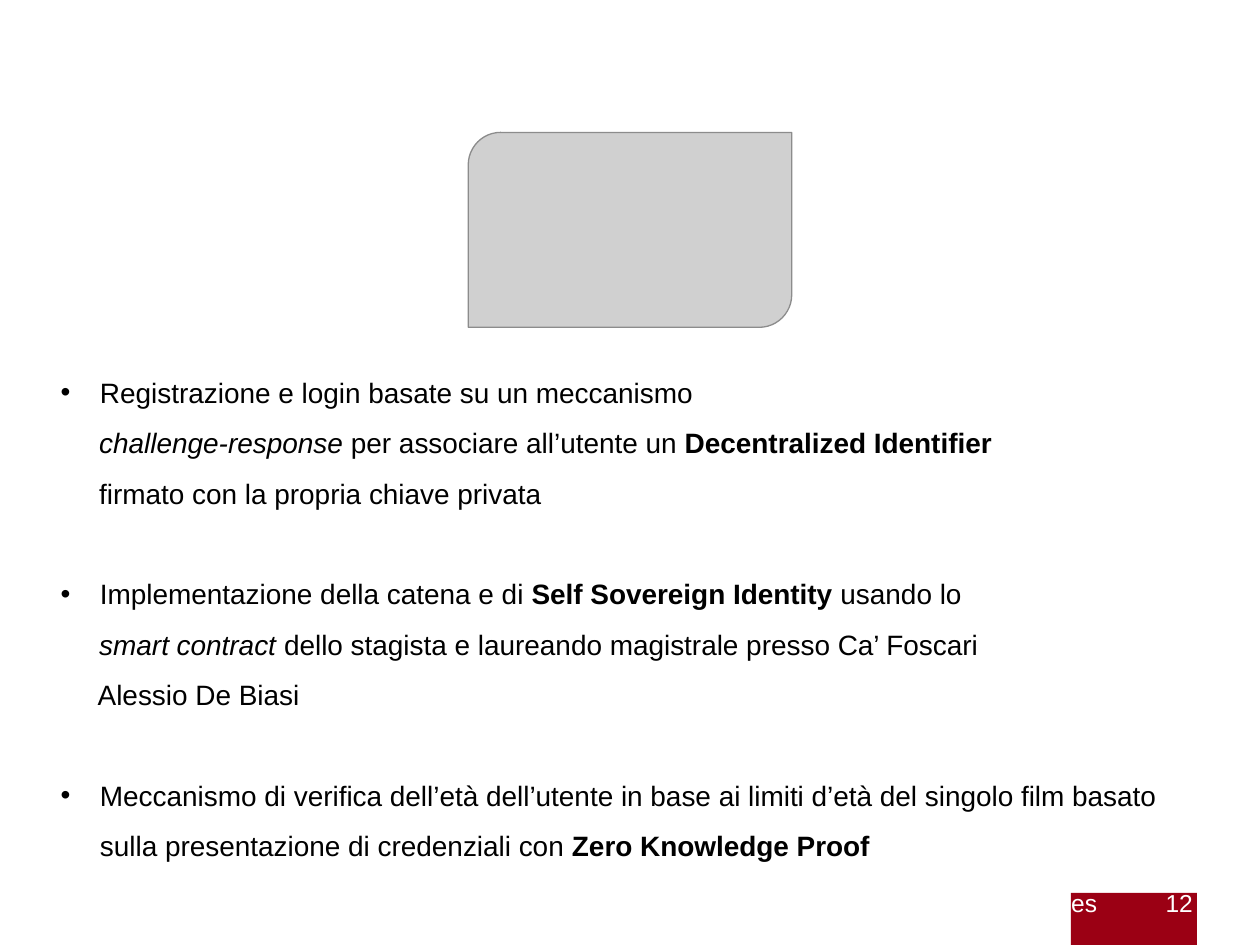
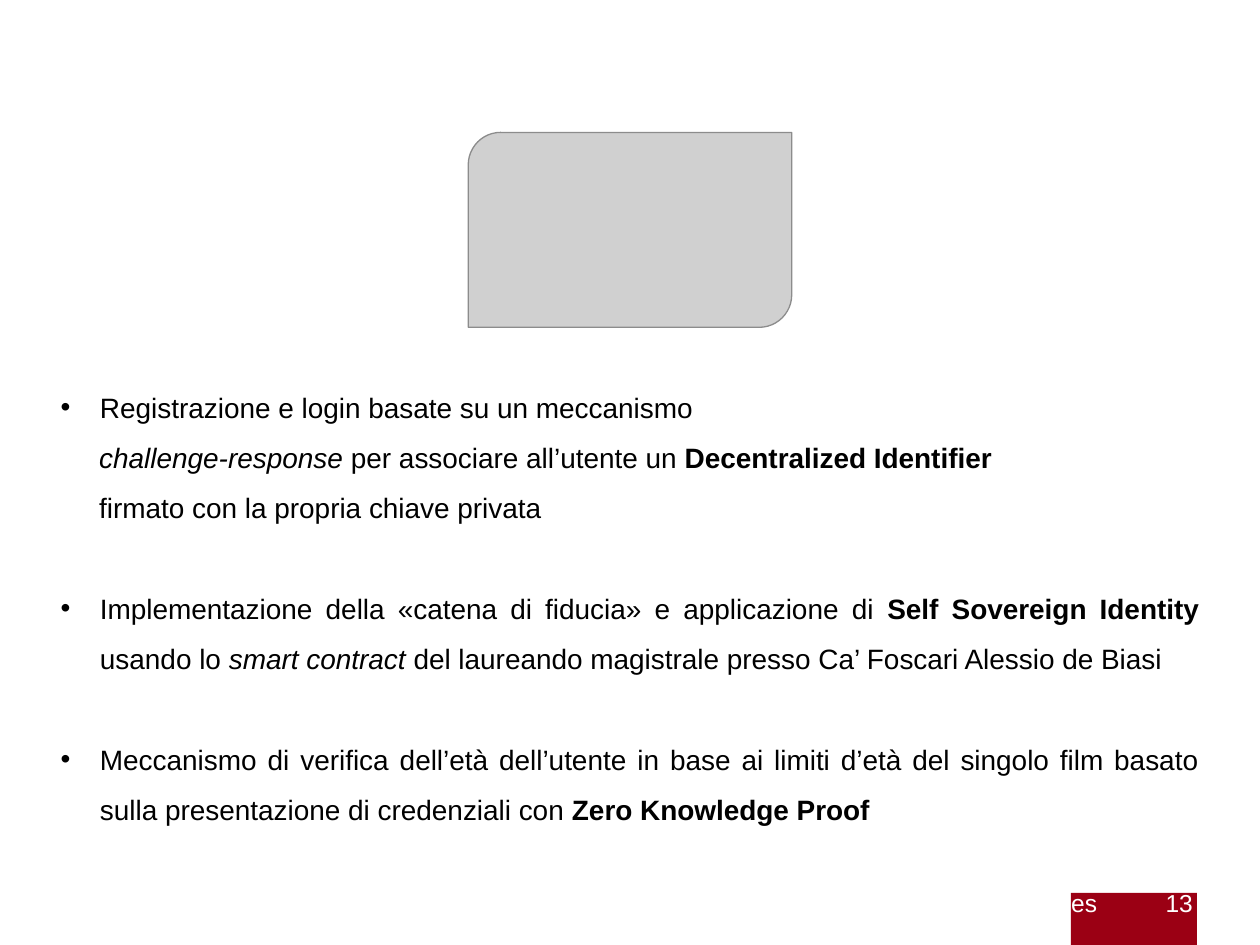
Before and after one commit to gabrielrovesti/Stage-e-Tesi-Triennale-UniPD, a slide deck: slide 13 of Presentazione/Presentazione Gabriel Rovesti.pptx (slide 12 before the commit). Drawn at 1260x945 pixels with LibreOffice and Linux fonts; fonts in the diff are those of the drawing; grey boxes stand for pictures; background and template pictures are left out. Boxes give left, top, right and bottom in pixels: in the first picture for what was removed or moved away, otherwise in the second. Text is boxed around its words. In the diff, an @@ line names an element or a change of style, - is before the commit and + after.

```diff
--- a/Presentazione/Presentazione Gabriel Rovesti.pptx
+++ b/Presentazione/Presentazione Gabriel Rovesti.pptx
@@ text "Registrazione e login basate su ...": place and size @@
-text "Registrazione e login basate su ..." at (98,382,1156,861)
+text "Registrazione e login basate su ..." at (99,397,1199,826)
@@ text at (99,397,1198,826): alignment left to justified @@
@@ text at (100,598,1199,675): text changed @@
-• Implementazione della catena e di Self Sovereign Identity usando lo
-smart contract dello stagista e laureando magistrale presso Ca’ Foscari
-Alessio De Biasi
+• Implementazione della «catena di fiducia» e applicazione di Self Sovereign Identity usando lo smart contract del laureando magistrale presso Ca’ Foscari Alessio de Biasi
@@ text at (1166,892,1193,913): text changed @@
-12 / 15
+13 / 15
```
Also in this commit, not shown: 13 other slides changed, 6 other files.
